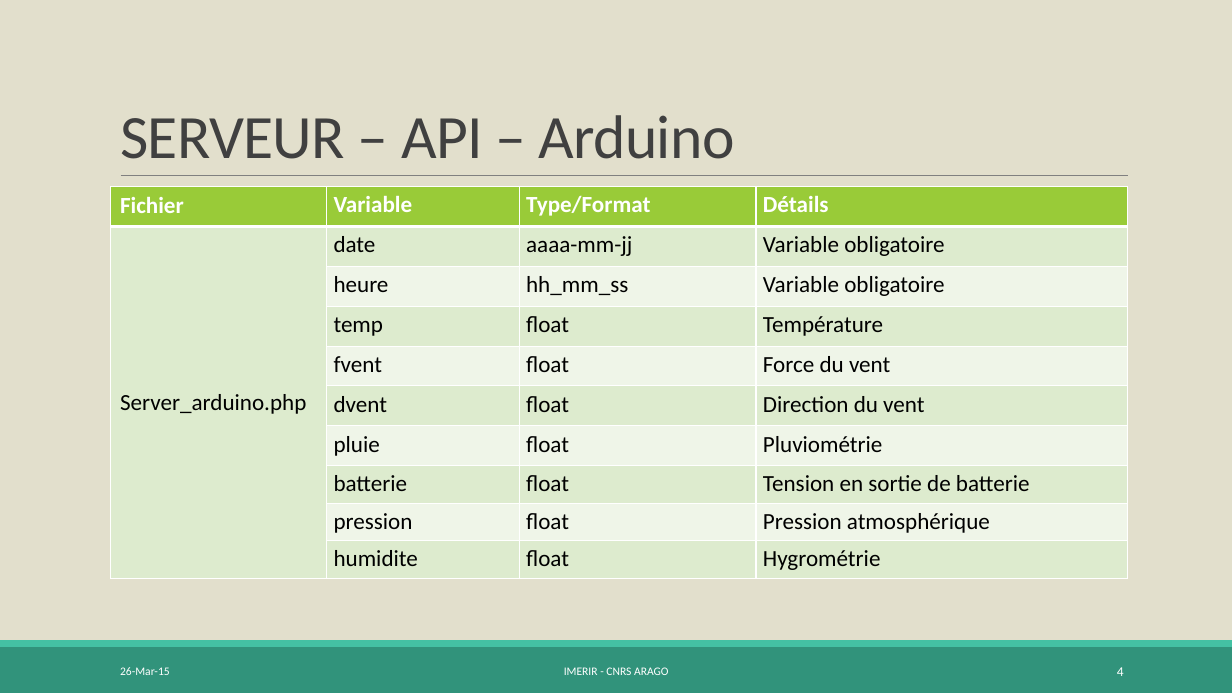
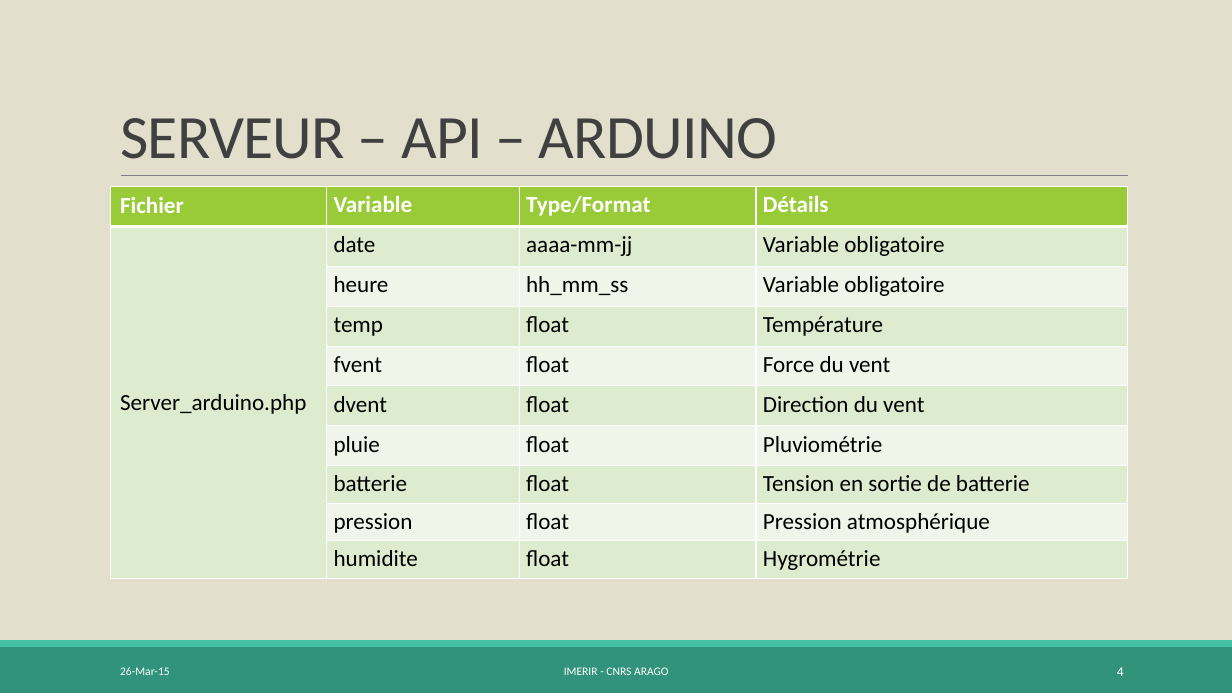
Before and after one commit to TPrak/Projet_CNRS, a slide deck: slide 4 of presentation.pptx. Drawn at 1232x693 pixels with LibreOffice and Linux fonts; fonts in the diff are those of the drawing. Boxes give left, top, right and bottom in pixels: in the first picture for what was removed or moved away, otherwise in the second. Text is boxed around its words. In the diff, an @@ line names an element or a change of style, - is before the commit and + after.

Commit message:
Maj - Diapos Powerpoint

```diff
--- a/presentation.pptx
+++ b/presentation.pptx
@@ title at <box>120,118,778,159</box>: text changed @@
-SERVEUR – API – Arduino
+SERVEUR – API – ARDUINO
```
